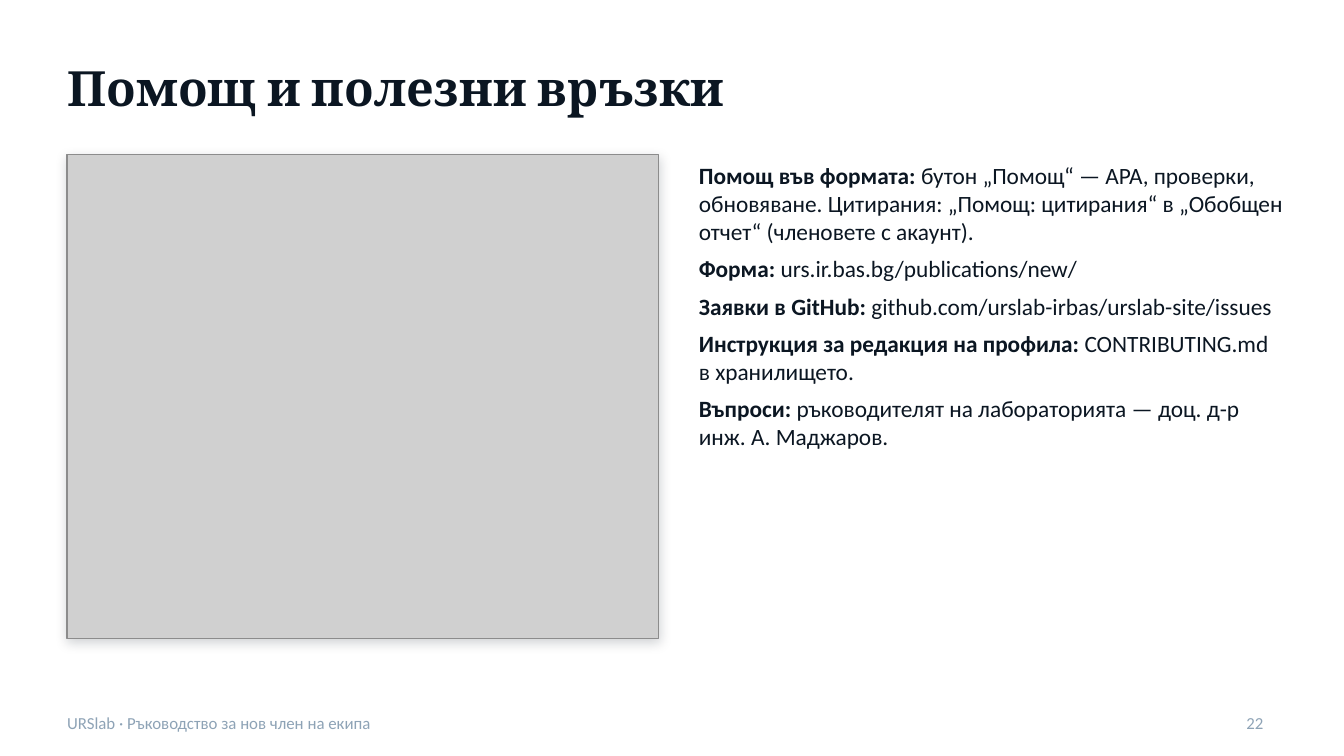
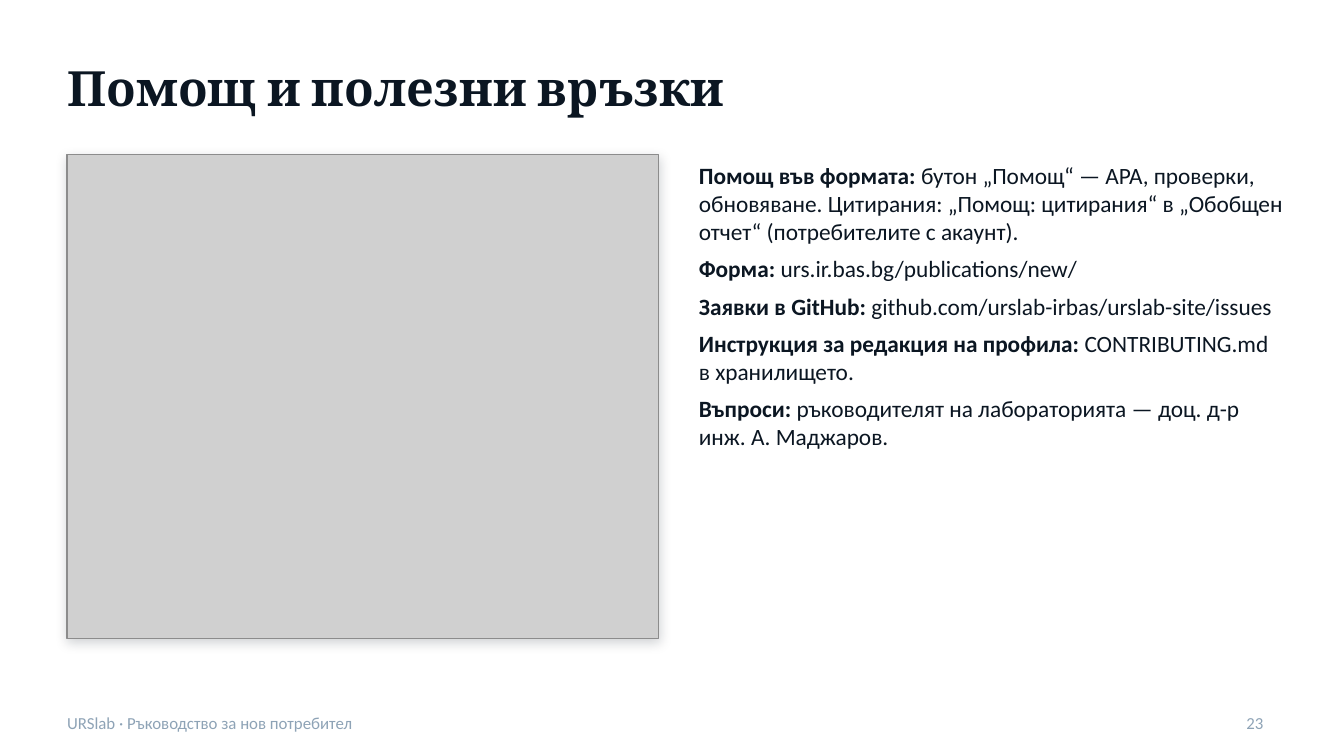
Before and after one commit to urslab-irbas/urslab-site, a slide deck: slide 23 of public/docs/URSlab-rakovodstvo.pptx (slide 22 before the commit). Drawn at 1344x756 pixels with LibreOffice and Linux fonts; fonts in the diff are those of the drawing; grey boxes stand for pictures. Boxes give left, top, right and bottom in pixels: in the first picture for what was removed or moved away, otherwise in the second. Text is boxed around its words. In the diff, an @@ line names an element or a change of style, - is before the commit and + after.

```diff
--- a/public/docs/URSlab-rakovodstvo.pptx
+++ b/public/docs/URSlab-rakovodstvo.pptx
@@ text at bbox=[699, 167, 1282, 244]: text changed @@
-• Помощ във формата: бутон „Помощ“ — APA, проверки, обновяване. Цитирания: „Помощ: цитирания“ в „Обобщен отчет“ (членовете с акаунт).
+• Помощ във формата: бутон „Помощ“ — APA, проверки, обновяване. Цитирания: „Помощ: цитирания“ в „Обобщен отчет“ (потребителите с акаунт).
@@ text at bbox=[67, 717, 352, 732]: text changed @@
-URSlab · Ръководство за нов член на екипа
+URSlab · Ръководство за нов потребител
@@ page number at bbox=[1246, 718, 1263, 729]: text changed @@
-22
+23
```
Also in this commit, not shown: 16 other slides changed, 1 slide added, 27 other files.
